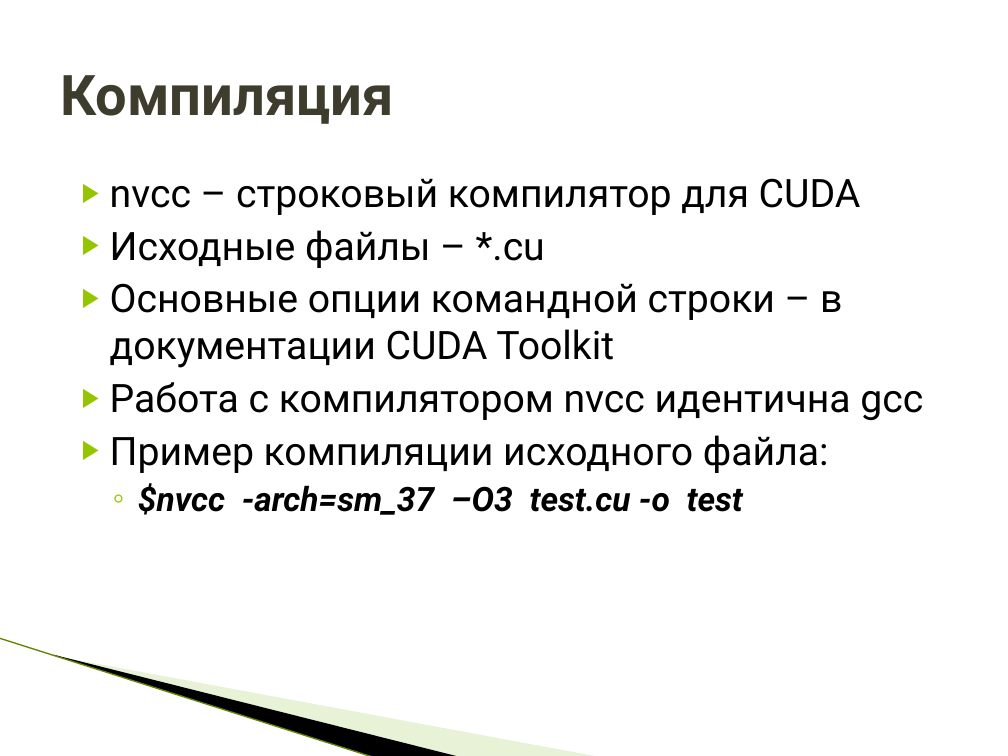
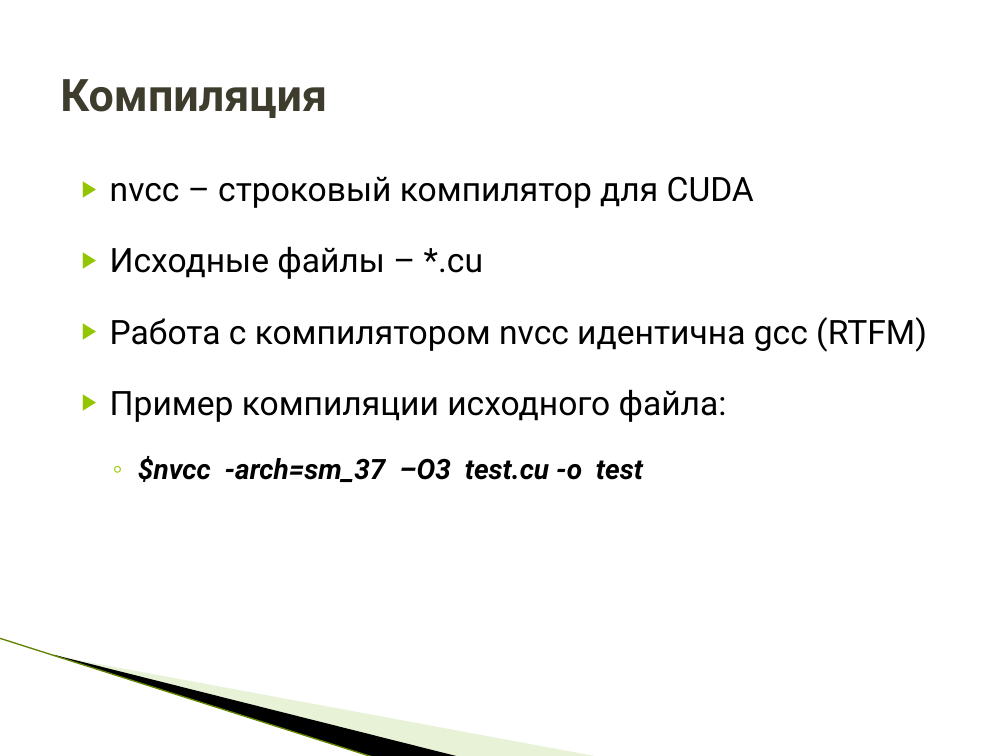
Before and after one commit to HPC-lab-ITIS/CUDA, a slide deck: slide 2 of materials/lec_1/lec_1.pptx (slide 6 before the commit). Drawn at 1008x756 pixels with LibreOffice and Linux fonts; fonts in the diff are those of the drawing; background and template pictures are left out. Boxes give left, top, right and bottom in pixels: in the first picture for what was removed or moved away, otherwise in the second. Text is boxed around its words. In the diff, an @@ line names an element or a change of style, - is before the commit and + after.

```diff
--- a/materials/lec_1/lec_1.pptx
+++ b/materials/lec_1/lec_1.pptx
@@ title "Компиляция" at box(60, 79, 327, 118): size 40 to 32 pt @@
@@ text at box(110, 176, 754, 482): size 28 to 24 pt in "nvcc – строковый компилятор для CUDA", "Исходные файлы – *.cu", "Пример компиляции исходного файла:"; size 24 to 20 pt in "$nvcc -arch=sm_37 –O3 test.cu -o test"; more space between paragraphs @@
@@ text at box(110, 317, 927, 352): text changed; size 28 to 24 pt @@
-▶ Основные опции командной строки – в документации CUDA Toolkit
-▶ Работа с компилятором nvcc идентична gcc
+▶ Работа с компилятором nvcc идентична gcc (RTFM)
```
Also in this commit, not shown: 24 other slides changed, 10 slides removed, 3 other files.
